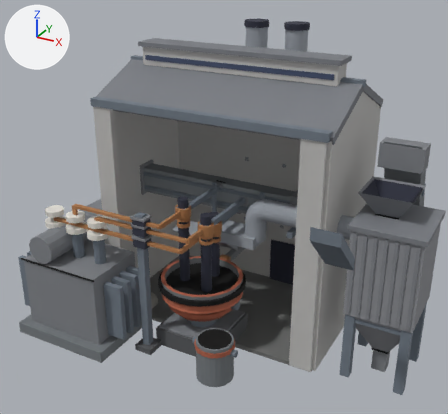
An edit to the glTF model price-of-everything-0.1/assets/supply_chain_3d/eaf_lvl3.glb, drawn before and after from the same camera.
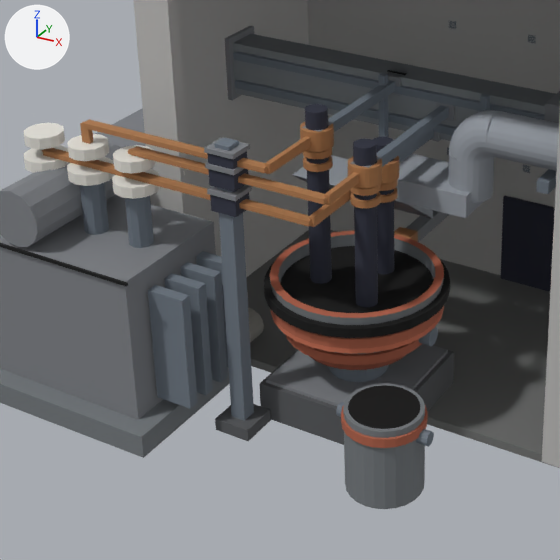
Each version is shown whole from a 50 mm camera at (0.673, -1.235, 0.946) aimed at (0.003, -0.015, 0.336), then close up on the part from 8% to 66% of the width and 36% to 99% of the height. The axes (+X, +Y, +Z) are drawn at upper left. The lights are the same throughout. The last two pictures show the newer version. Vertices at exactly the same position are counted once.

Script lines for the objects in view, before the commit:
```python
me_eaf = bpy.data.meshes.new('eaf')
me_eaf.from_pydata(...)  # 5685 vertices, 10534 faces; spans x -0.5..0.5, y -0.324..0.324, z 0.0..0.74
me_eaf.materials.append(mat_paint)
ob_eaf = bpy.data.objects.new('eaf', me_eaf)
ob_eaf.location = (0.0, 0.0, 0.0)
```
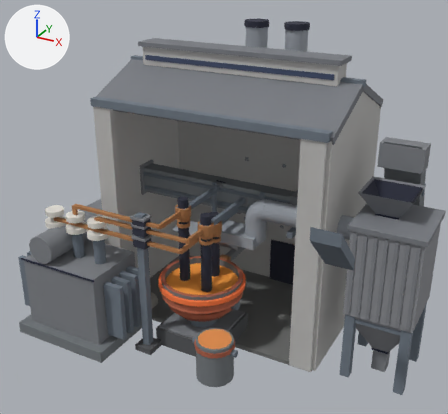
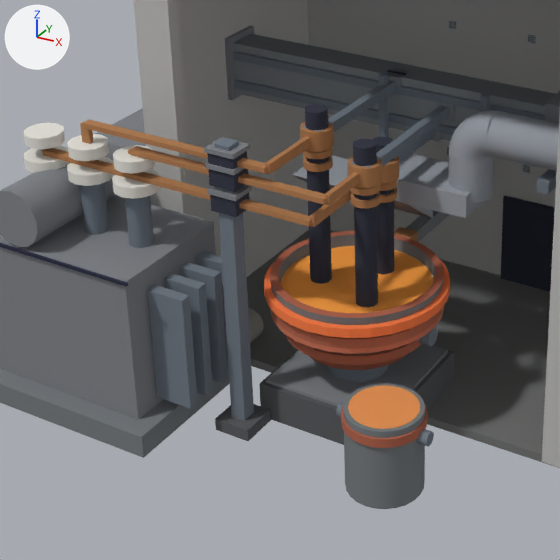
Pixel boxes [x1, y1, x2, y2] of what changed, in the close-ups (560 x 560 px):
```json
{"part": 1, "of": "me_eaf", "change": "recoloured", "before": [0, 243, 128, 286], "after": [0, 243, 128, 286]}
{"part": 2, "of": "me_eaf", "change": "recoloured", "before": [264, 246, 450, 429], "after": [264, 246, 450, 429], "on screen": "black to orange"}
```

The change, as JSON lines over the scene's bpy script:
```json
{"block": "me_eaf", "where": "me_eaf.from_pydata(...)  # 5685 vertices, 10534 faces; spans x -0.5..0.5, y -0.324..0.324, z 0.0..0.74"}
{"block": "me_eaf", "where": "# used by ob_eaf; location = (0.0, 0.0, 0.0)"}
{"block": "me_eaf", "change": "me_eaf part 1: 1520 faces centred in x -0.411..0.438, y -0.296..0.321, z 0.011..0.435 are repainted in the vertex colours; the middle colour goes from black #000000 to dark blue #1d223c"}
{"block": "me_eaf", "change": "me_eaf part 2: 476 faces centred in x -0.455..0.202, y -0.261..0.246, z 0.011..0.176 are repainted in the vertex colours; the middle colour goes from black #000000 to orange #ff9542"}
```
